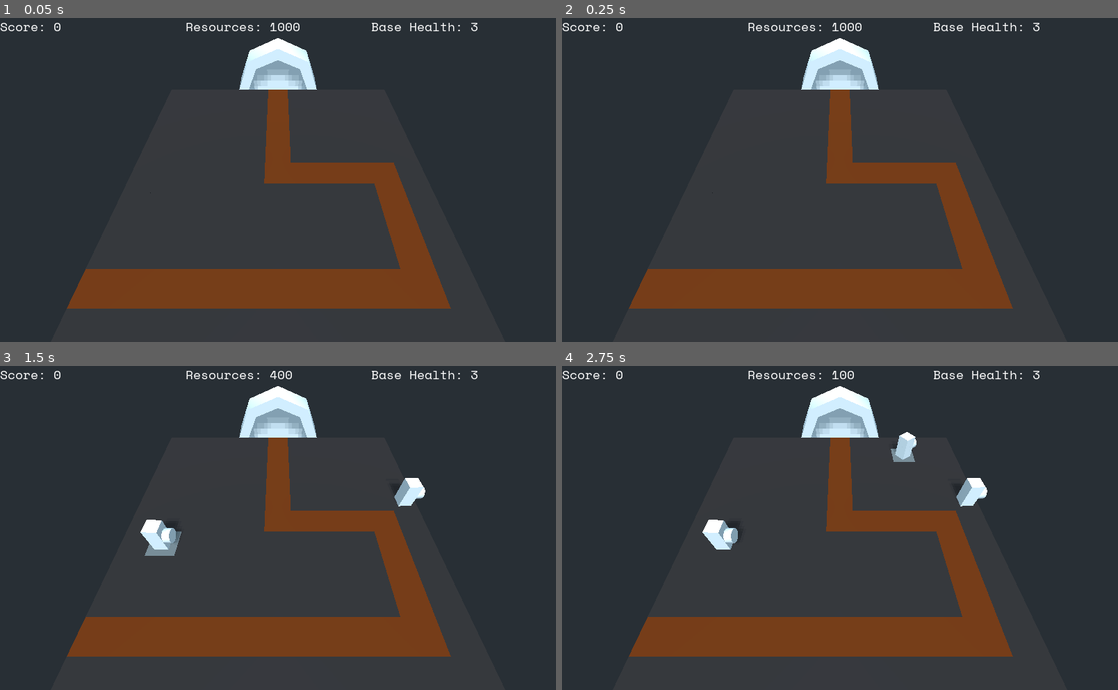
Above: before the commit, frames 1-4 (two rows, left to right).
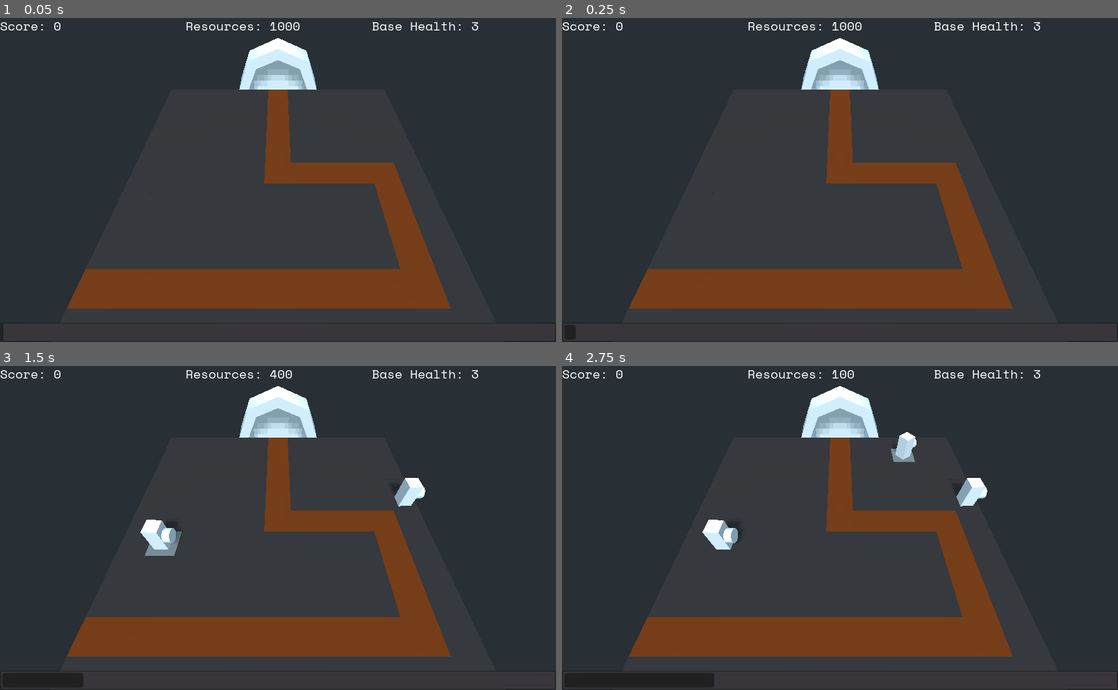
Above: after the commit, the same moments.

Repository: doctor-g/LD51
Game: Godot game, scene res://World.tscn
The game is run twice, just before and just after one commit, with the same random seed, the same clock (stepped at 60 frames per second) and the same inputs.
Inputs (mouse positions are in pixels of both pictures, inside the frame that each line leads up to):
- Up to frame 1 (0.05 s): no input
- Up to frame 2 (0.25 s): no input
- Up to frame 3 (1.5 s): move the mouse to (400, 511) at 0.52 s; click (400, 511) at 0.67 s; move the mouse to (166, 544) at 1.27 s; click (166, 544) at 1.42 s
- Up to frame 4 (2.75 s): move the mouse to (895, 456) at 2.02 s; click (895, 456) at 2.17 s

The runs differ from the first frame. In frame 1, 0.5% of the frame differs, in the area x 0-100%, y 1-100%; in frame 2, 0.5%; in frame 3, 0.7%; in frame 4, 1.3%.

Commit message:
Remove a defense every ten seconds

Diff:
--- /dev/null
+++ b/project/Common/Global.gd
@@ -0,0 +1,14 @@
+extends Node
+
+signal meteor_timer_timeout
+
+var time_to_impact : float setget ,_get_time_to_impact
+
+onready var _meteor_timer := $MeteorTimer
+
+func _get_time_to_impact()->float:
+	return 10 - _meteor_timer.time_left
+
+
+func _on_MeteorTimer_timeout():
+	emit_signal("meteor_timer_timeout")
--- /dev/null
+++ b/project/Common/Global.tscn
@@ -0,0 +1,12 @@
+[gd_scene load_steps=2 format=2]
+
+[ext_resource path="res://Common/Global.gd" type="Script" id=1]
+
+[node name="Global" type="Node"]
+script = ExtResource( 1 )
+
+[node name="MeteorTimer" type="Timer" parent="."]
+wait_time = 10.0
+autostart = true
+
+[connection signal="timeout" from="MeteorTimer" to="." method="_on_MeteorTimer_timeout"]
--- a/project/Level/Level.gd
+++ b/project/Level/Level.gd
@@ -37,6 +37,7 @@
 
 var _path := Path.new()
 var _preview_mesh : Spatial
+var _defenses := []
 
 
 func _enter_tree():
@@ -68,6 +69,9 @@
 
 
 func _ready():
+	# warning-ignore:return_value_discarded
+	Global.connect("meteor_timer_timeout", self, "_on_MeteorTimer_timeout")
+
 	# Put the path node in the upper-left corner
 	# so that it will account from the _PATH coordinates.
 	#
@@ -116,3 +120,11 @@
 		PlayerStats.resources -= TURRET_COST
 		_preview_mesh.queue_free()
 		_preview_mesh = null
+		_defenses.append(turret)
+
+
+func _on_MeteorTimer_timeout()->void:
+	var index := randi() % _defenses.size()
+	var defense :Spatial = _defenses[index]
+	_defenses.remove(index)
+	defense.queue_free() # TODO: Make this more glorious.
--- a/project/UI/HUD.gd
+++ b/project/UI/HUD.gd
@@ -3,8 +3,10 @@
 onready var _score_label := find_node("ScoreLabel")
 onready var _resources_label := find_node("ResourcesLabel")
 onready var _base_health_label := find_node("BaseHealthLabel")
+onready var _meteor_bar := find_node("MeteorProgressBar")
 
 func _process(_delta):
 	_score_label.text = "Score: %d" % PlayerStats.score
 	_resources_label.text = "Resources: %d" % PlayerStats.resources
 	_base_health_label.text = "Base Health: %d" % PlayerStats.base_health
+	_meteor_bar.value = Global.time_to_impact
--- a/project/UI/HUD.tscn
+++ b/project/UI/HUD.tscn
@@ -6,15 +6,11 @@
 [node name="HUD" type="Control"]
 anchor_right = 1.0
 anchor_bottom = 1.0
-margin_right = -1024.0
-margin_bottom = -600.0
 theme = ExtResource( 1 )
 script = ExtResource( 2 )
 
 [node name="HBoxContainer" type="HBoxContainer" parent="."]
 anchor_right = 1.0
-margin_right = 1023.0
-margin_bottom = 36.0
 size_flags_horizontal = 3
 alignment = 1
 
@@ -26,14 +22,22 @@
 
 [node name="ResourcesLabel" type="Label" parent="HBoxContainer"]
 margin_left = 342.0
-margin_right = 680.0
+margin_right = 681.0
 margin_bottom = 36.0
 size_flags_horizontal = 3
 text = "Resources: ABC"
 
 [node name="BaseHealthLabel" type="Label" parent="HBoxContainer"]
-margin_left = 684.0
-margin_right = 1023.0
+margin_left = 685.0
+margin_right = 1024.0
 margin_bottom = 36.0
 size_flags_horizontal = 3
 text = "Base Health: N"
+
+[node name="MeteorProgressBar" type="ProgressBar" parent="."]
+anchor_top = 1.0
+anchor_right = 1.0
+anchor_bottom = 1.0
+margin_top = -36.0
+max_value = 10.0
+percent_visible = false
--- a/project/World.tscn
+++ b/project/World.tscn
@@ -4,6 +4,9 @@
 [ext_resource path="res://UI/HUD.tscn" type="PackedScene" id=2]
 
 [node name="World" type="Control"]
+anchor_right = 1.0
+anchor_bottom = 1.0
+mouse_filter = 2
 
 [node name="Camera" type="Camera" parent="."]
 transform = Transform( 1, 0, 0, 0, 0.597513, 0.801859, 0, -0.801859, 0.597513, 0, 6.85718, 5.41004 )
--- a/project/project.godot
+++ b/project/project.godot
@@ -17,6 +17,7 @@
 [autoload]
 
 PlayerStats="*res://Level/PlayerStats.gd"
+Global="*res://Common/Global.tscn"
 
 [display]
 
